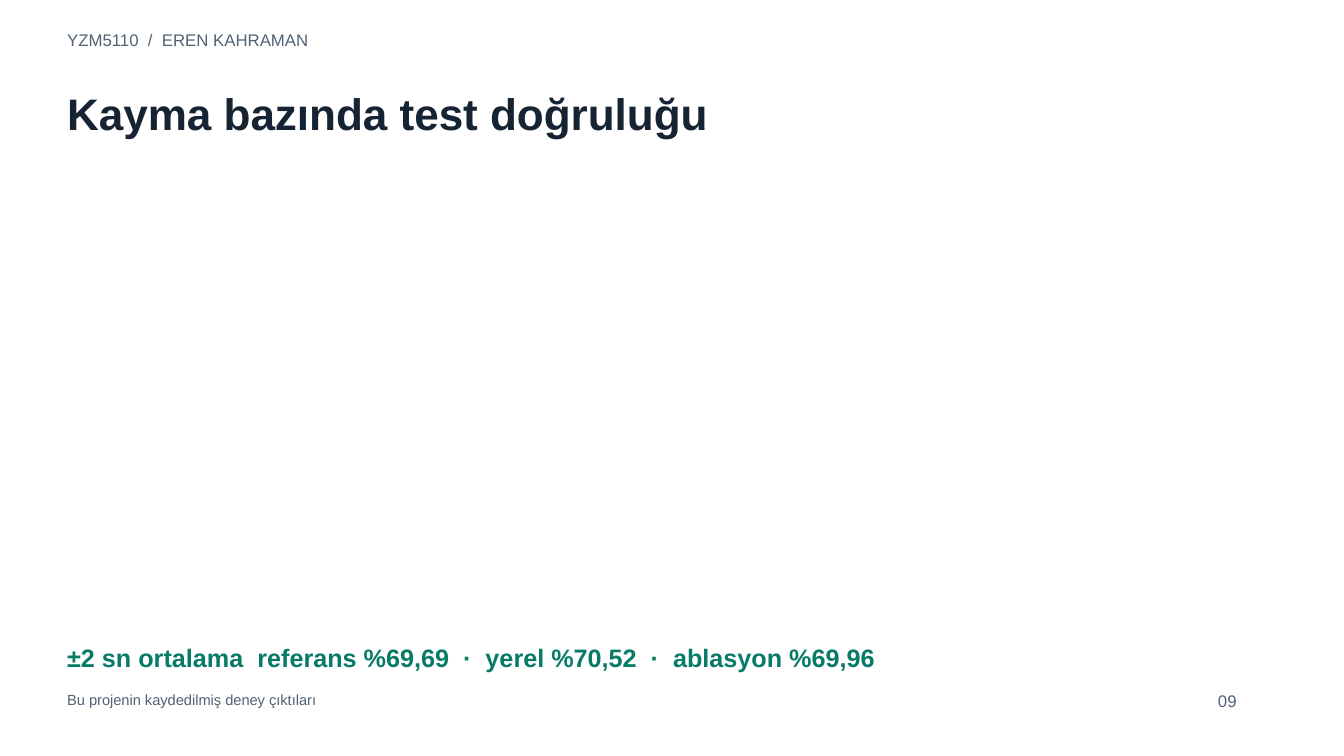
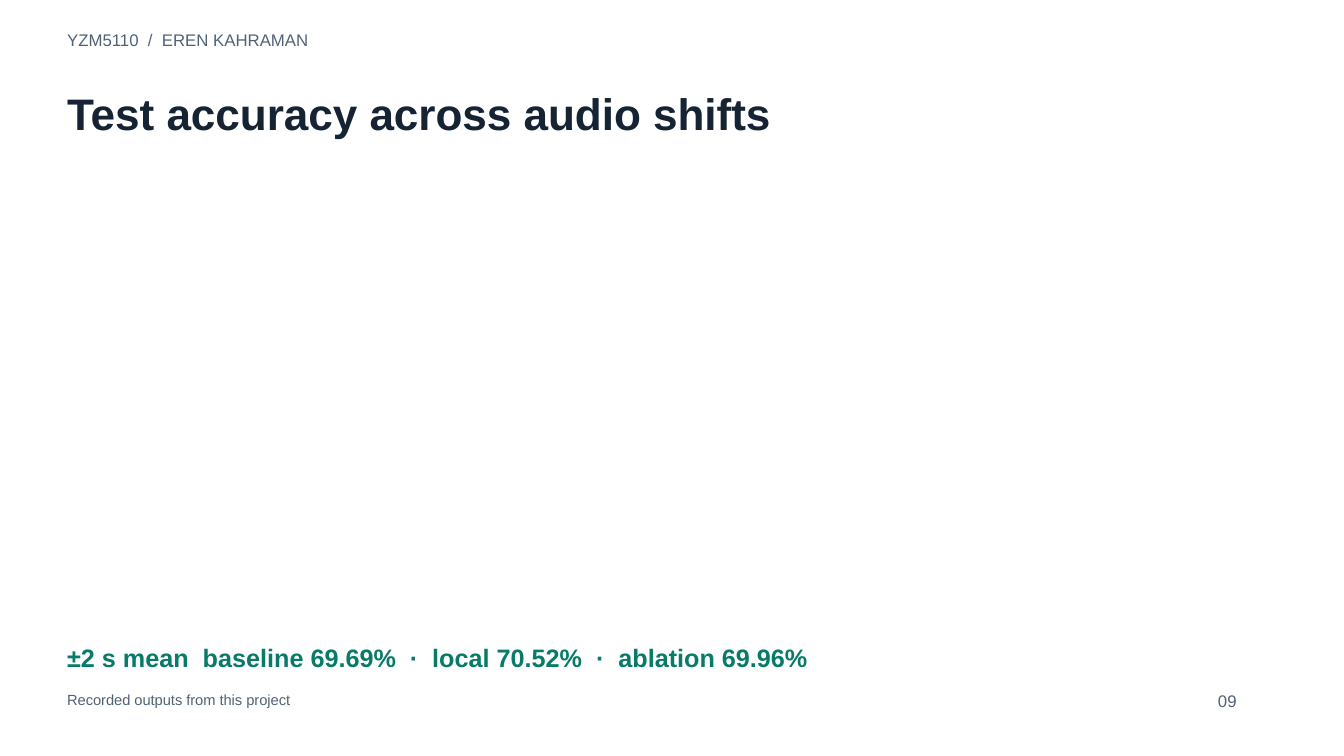
Before and after one commit to yasarkasa/yzm5110-ave-audio-shifts, a slide deck: slide 9 of output/slides/Kahraman_YZM5110_Presentation.pptx. Drawn at 1344x756 pixels with LibreOffice and Linux fonts; fonts in the diff are those of the drawing. Boxes give left, top, right and bottom in pixels: in the first picture for what was removed or moved away, otherwise in the second. Text is boxed around its words. In the diff, an @@ line names an element or a change of style, - is before the commit and + after.

```diff
--- a/output/slides/Kahraman_YZM5110_Presentation.pptx
+++ b/output/slides/Kahraman_YZM5110_Presentation.pptx
@@ text at box(67, 98, 770, 138): text changed @@
-Kayma bazında test doğruluğu
+Test accuracy across audio shifts
@@ text at box(67, 648, 807, 668): text changed @@
-±2 sn ortalama referans %69,69 · yerel %70,52 · ablasyon %69,96
+±2 s mean baseline 69.69% · local 70.52% · ablation 69.96%
@@ text at box(67, 694, 290, 708): text changed @@
-Bu projenin kaydedilmiş deney çıktıları
+Recorded outputs from this project
```
Also in this commit, not shown: 14 other slides changed, 12 other files.
